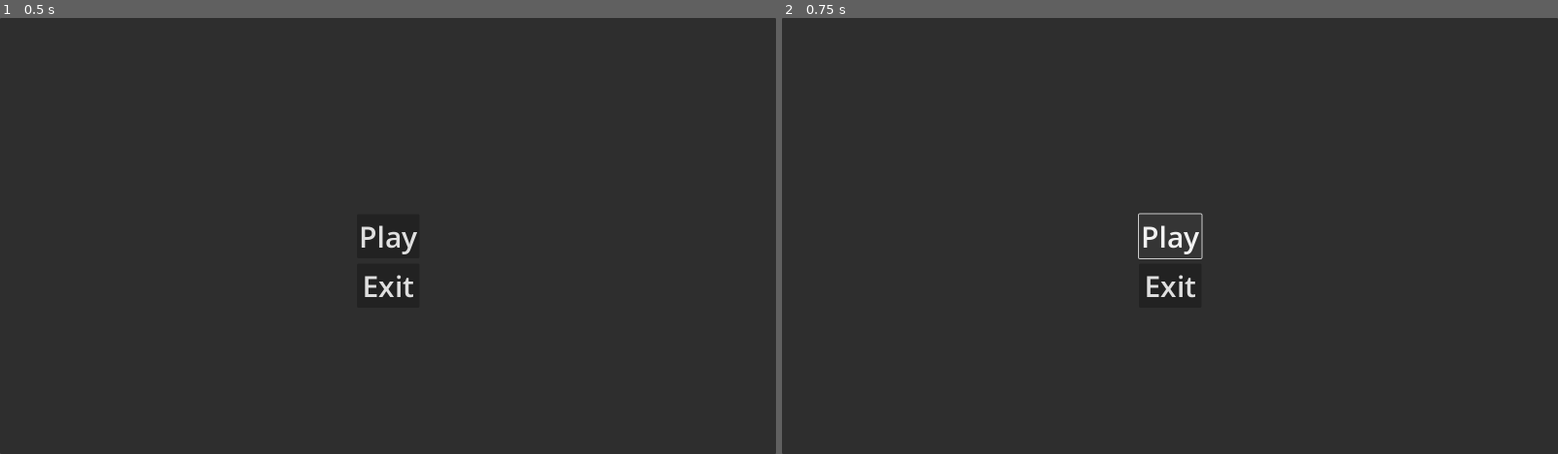
Above: before the commit, frames 1-2 (left to right).
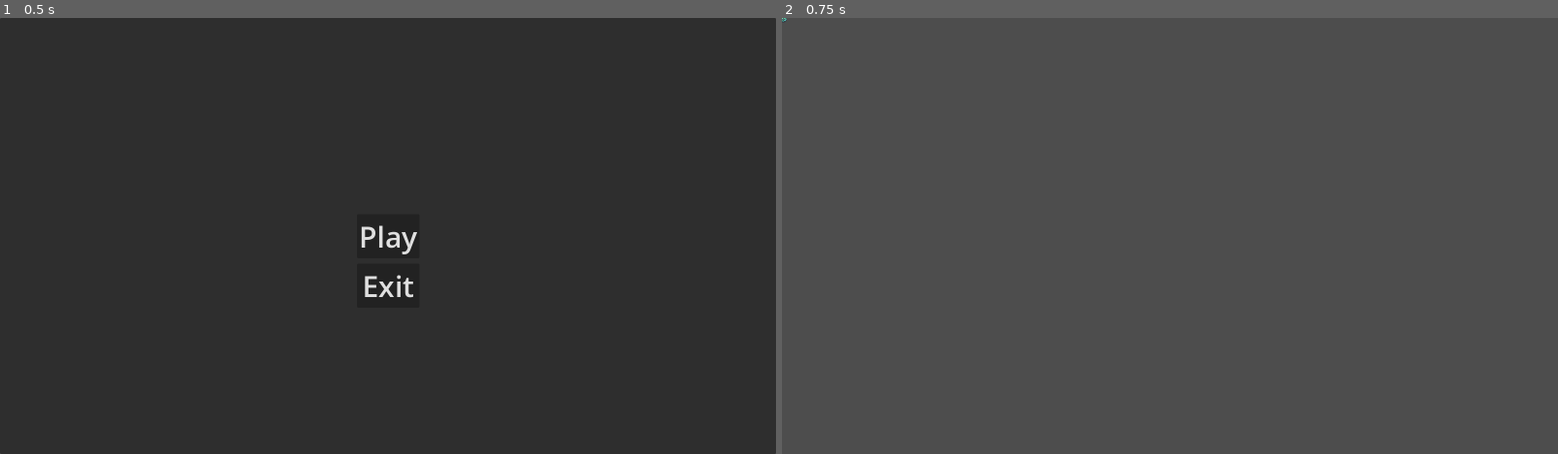
Above: after the commit, the same moments.

Repository: tukaram40k/sandbox-game
Game: Godot game, scene res://scenes/main_menu.tscn
The game is run twice, just before and just after one commit, with the same random seed, the same clock (stepped at 60 frames per second) and the same inputs.
Inputs:
- Up to frame 1 (0.5 s): no input
- Up to frame 2 (0.75 s): click "Play" at 0.5 s

Frame 1 is identical in both runs. In frame 2, 99% of the frame differs, in the area x 0-100%, y 0-100%.

Commit message:
connected animations to player states

Diff:
--- a/project.godot
+++ b/project.godot
@@ -21,6 +21,33 @@
 window/size/viewport_height=900
 window/size/mode=3
 
+[input]
+
+run_right={
+"deadzone": 0.5,
+"events": [Object(InputEventKey,"resource_local_to_scene":false,"resource_name":"","device":-1,"window_id":0,"alt_pressed":false,"shift_pressed":false,"ctrl_pressed":false,"meta_pressed":false,"pressed":false,"keycode":0,"physical_keycode":68,"key_label":0,"unicode":100,"location":0,"echo":false,"script":null)
+, Object(InputEventKey,"resource_local_to_scene":false,"resource_name":"","device":-1,"window_id":0,"alt_pressed":false,"shift_pressed":false,"ctrl_pressed":false,"meta_pressed":false,"pressed":false,"keycode":0,"physical_keycode":4194321,"key_label":0,"unicode":0,"location":0,"echo":false,"script":null)
+]
+}
+run_left={
+"deadzone": 0.5,
+"events": [Object(InputEventKey,"resource_local_to_scene":false,"resource_name":"","device":-1,"window_id":0,"alt_pressed":false,"shift_pressed":false,"ctrl_pressed":false,"meta_pressed":false,"pressed":false,"keycode":0,"physical_keycode":65,"key_label":0,"unicode":97,"location":0,"echo":false,"script":null)
+, Object(InputEventKey,"resource_local_to_scene":false,"resource_name":"","device":-1,"window_id":0,"alt_pressed":false,"shift_pressed":false,"ctrl_pressed":false,"meta_pressed":false,"pressed":false,"keycode":0,"physical_keycode":4194319,"key_label":0,"unicode":0,"location":0,"echo":false,"script":null)
+]
+}
+run_up={
+"deadzone": 0.5,
+"events": [Object(InputEventKey,"resource_local_to_scene":false,"resource_name":"","device":-1,"window_id":0,"alt_pressed":false,"shift_pressed":false,"ctrl_pressed":false,"meta_pressed":false,"pressed":false,"keycode":0,"physical_keycode":87,"key_label":0,"unicode":119,"location":0,"echo":false,"script":null)
+, Object(InputEventKey,"resource_local_to_scene":false,"resource_name":"","device":-1,"window_id":0,"alt_pressed":false,"shift_pressed":false,"ctrl_pressed":false,"meta_pressed":false,"pressed":false,"keycode":0,"physical_keycode":4194320,"key_label":0,"unicode":0,"location":0,"echo":false,"script":null)
+]
+}
+run_down={
+"deadzone": 0.5,
+"events": [Object(InputEventKey,"resource_local_to_scene":false,"resource_name":"","device":-1,"window_id":0,"alt_pressed":false,"shift_pressed":false,"ctrl_pressed":false,"meta_pressed":false,"pressed":false,"keycode":0,"physical_keycode":83,"key_label":0,"unicode":115,"location":0,"echo":false,"script":null)
+, Object(InputEventKey,"resource_local_to_scene":false,"resource_name":"","device":-1,"window_id":0,"alt_pressed":false,"shift_pressed":false,"ctrl_pressed":false,"meta_pressed":false,"pressed":false,"keycode":0,"physical_keycode":4194322,"key_label":0,"unicode":0,"location":0,"echo":false,"script":null)
+]
+}
+
 [rendering]
 
 textures/canvas_textures/default_texture_filter=0
--- a/scenes/player.tscn
+++ b/scenes/player.tscn
@@ -1,3 +1,313 @@
-[gd_scene format=3 uid="uid://ctr42dmeryu1b"]
+[gd_scene load_steps=44 format=3 uid="uid://ctr42dmeryu1b"]
+
+[ext_resource type="Script" path="res://scripts/player.gd" id="1_klxtj"]
+[ext_resource type="Texture2D" uid="uid://bj7e1l0gr0m4m" path="res://assets/Slime1/Idle/Slime1_Idle_full.png" id="1_sri1o"]
+[ext_resource type="Texture2D" uid="uid://c8hjnuiycyntk" path="res://assets/Slime1/Run/Slime1_Run_full.png" id="2_3d6qi"]
+
+[sub_resource type="AtlasTexture" id="AtlasTexture_tned4"]
+atlas = ExtResource("1_sri1o")
+region = Rect2(0, 0, 64, 64)
+
+[sub_resource type="AtlasTexture" id="AtlasTexture_m2qip"]
+atlas = ExtResource("1_sri1o")
+region = Rect2(64, 0, 64, 64)
+
+[sub_resource type="AtlasTexture" id="AtlasTexture_fhtwq"]
+atlas = ExtResource("1_sri1o")
+region = Rect2(128, 0, 64, 64)
+
+[sub_resource type="AtlasTexture" id="AtlasTexture_2hc80"]
+atlas = ExtResource("1_sri1o")
+region = Rect2(192, 0, 64, 64)
+
+[sub_resource type="AtlasTexture" id="AtlasTexture_qwgvc"]
+atlas = ExtResource("1_sri1o")
+region = Rect2(256, 0, 64, 64)
+
+[sub_resource type="AtlasTexture" id="AtlasTexture_empmm"]
+atlas = ExtResource("1_sri1o")
+region = Rect2(320, 0, 64, 64)
+
+[sub_resource type="AtlasTexture" id="AtlasTexture_n1d7j"]
+atlas = ExtResource("2_3d6qi")
+region = Rect2(0, 128, 64, 64)
+
+[sub_resource type="AtlasTexture" id="AtlasTexture_epdks"]
+atlas = ExtResource("2_3d6qi")
+region = Rect2(64, 128, 64, 64)
+
+[sub_resource type="AtlasTexture" id="AtlasTexture_3klxw"]
+atlas = ExtResource("2_3d6qi")
+region = Rect2(128, 128, 64, 64)
+
+[sub_resource type="AtlasTexture" id="AtlasTexture_f01yg"]
+atlas = ExtResource("2_3d6qi")
+region = Rect2(192, 128, 64, 64)
+
+[sub_resource type="AtlasTexture" id="AtlasTexture_08kws"]
+atlas = ExtResource("2_3d6qi")
+region = Rect2(256, 128, 64, 64)
+
+[sub_resource type="AtlasTexture" id="AtlasTexture_gmnvc"]
+atlas = ExtResource("2_3d6qi")
+region = Rect2(320, 128, 64, 64)
+
+[sub_resource type="AtlasTexture" id="AtlasTexture_urgy1"]
+atlas = ExtResource("2_3d6qi")
+region = Rect2(384, 128, 64, 64)
+
+[sub_resource type="AtlasTexture" id="AtlasTexture_hd87a"]
+atlas = ExtResource("2_3d6qi")
+region = Rect2(448, 128, 64, 64)
+
+[sub_resource type="AtlasTexture" id="AtlasTexture_ruyn4"]
+atlas = ExtResource("2_3d6qi")
+region = Rect2(0, 192, 64, 64)
+
+[sub_resource type="AtlasTexture" id="AtlasTexture_w7mpi"]
+atlas = ExtResource("2_3d6qi")
+region = Rect2(64, 192, 64, 64)
+
+[sub_resource type="AtlasTexture" id="AtlasTexture_7wpyv"]
+atlas = ExtResource("2_3d6qi")
+region = Rect2(128, 192, 64, 64)
+
+[sub_resource type="AtlasTexture" id="AtlasTexture_6pyaa"]
+atlas = ExtResource("2_3d6qi")
+region = Rect2(192, 192, 64, 64)
+
+[sub_resource type="AtlasTexture" id="AtlasTexture_1xlot"]
+atlas = ExtResource("2_3d6qi")
+region = Rect2(256, 192, 64, 64)
+
+[sub_resource type="AtlasTexture" id="AtlasTexture_gfydn"]
+atlas = ExtResource("2_3d6qi")
+region = Rect2(320, 192, 64, 64)
+
+[sub_resource type="AtlasTexture" id="AtlasTexture_ehl3r"]
+atlas = ExtResource("2_3d6qi")
+region = Rect2(384, 192, 64, 64)
+
+[sub_resource type="AtlasTexture" id="AtlasTexture_dnml8"]
+atlas = ExtResource("2_3d6qi")
+region = Rect2(448, 192, 64, 64)
+
+[sub_resource type="AtlasTexture" id="AtlasTexture_3mix0"]
+atlas = ExtResource("2_3d6qi")
+region = Rect2(0, 0, 64, 64)
+
+[sub_resource type="AtlasTexture" id="AtlasTexture_nhiay"]
+atlas = ExtResource("2_3d6qi")
+region = Rect2(64, 0, 64, 64)
+
+[sub_resource type="AtlasTexture" id="AtlasTexture_wbxff"]
+atlas = ExtResource("2_3d6qi")
+region = Rect2(128, 0, 64, 64)
+
+[sub_resource type="AtlasTexture" id="AtlasTexture_k1oqy"]
+atlas = ExtResource("2_3d6qi")
+region = Rect2(192, 0, 64, 64)
+
+[sub_resource type="AtlasTexture" id="AtlasTexture_4bibq"]
+atlas = ExtResource("2_3d6qi")
+region = Rect2(256, 0, 64, 64)
+
+[sub_resource type="AtlasTexture" id="AtlasTexture_obgj0"]
+atlas = ExtResource("2_3d6qi")
+region = Rect2(320, 0, 64, 64)
+
+[sub_resource type="AtlasTexture" id="AtlasTexture_t780r"]
+atlas = ExtResource("2_3d6qi")
+region = Rect2(384, 0, 64, 64)
+
+[sub_resource type="AtlasTexture" id="AtlasTexture_a46ql"]
+atlas = ExtResource("2_3d6qi")
+region = Rect2(448, 0, 64, 64)
+
+[sub_resource type="AtlasTexture" id="AtlasTexture_2sun5"]
+atlas = ExtResource("2_3d6qi")
+region = Rect2(0, 64, 64, 64)
+
+[sub_resource type="AtlasTexture" id="AtlasTexture_d0mif"]
+atlas = ExtResource("2_3d6qi")
+region = Rect2(64, 64, 64, 64)
+
+[sub_resource type="AtlasTexture" id="AtlasTexture_koqt6"]
+atlas = ExtResource("2_3d6qi")
+region = Rect2(128, 64, 64, 64)
+
+[sub_resource type="AtlasTexture" id="AtlasTexture_tpl7f"]
+atlas = ExtResource("2_3d6qi")
+region = Rect2(192, 64, 64, 64)
+
+[sub_resource type="AtlasTexture" id="AtlasTexture_ksp33"]
+atlas = ExtResource("2_3d6qi")
+region = Rect2(256, 64, 64, 64)
+
+[sub_resource type="AtlasTexture" id="AtlasTexture_evsih"]
+atlas = ExtResource("2_3d6qi")
+region = Rect2(320, 64, 64, 64)
+
+[sub_resource type="AtlasTexture" id="AtlasTexture_wl723"]
+atlas = ExtResource("2_3d6qi")
+region = Rect2(384, 64, 64, 64)
+
+[sub_resource type="AtlasTexture" id="AtlasTexture_c121l"]
+atlas = ExtResource("2_3d6qi")
+region = Rect2(448, 64, 64, 64)
+
+[sub_resource type="SpriteFrames" id="SpriteFrames_2bbcc"]
+animations = [{
+"frames": [{
+"duration": 1.0,
+"texture": SubResource("AtlasTexture_tned4")
+}, {
+"duration": 1.0,
+"texture": SubResource("AtlasTexture_m2qip")
+}, {
+"duration": 1.0,
+"texture": SubResource("AtlasTexture_fhtwq")
+}, {
+"duration": 1.0,
+"texture": SubResource("AtlasTexture_2hc80")
+}, {
+"duration": 1.0,
+"texture": SubResource("AtlasTexture_qwgvc")
+}, {
+"duration": 1.0,
+"texture": SubResource("AtlasTexture_empmm")
+}],
+"loop": true,
+"name": &"idle",
+"speed": 10.0
+}, {
+"frames": [{
+"duration": 1.0,
+"texture": SubResource("AtlasTexture_n1d7j")
+}, {
+"duration": 1.0,
+"texture": SubResource("AtlasTexture_epdks")
+}, {
+"duration": 1.0,
+"texture": SubResource("AtlasTexture_3klxw")
+}, {
+"duration": 1.0,
+"texture": SubResource("AtlasTexture_f01yg")
+}, {
+"duration": 1.0,
+"texture": SubResource("AtlasTexture_08kws")
+}, {
+"duration": 1.0,
+"texture": SubResource("AtlasTexture_gmnvc")
+}, {
+"duration": 1.0,
+"texture": SubResource("AtlasTexture_urgy1")
+}, {
+"duration": 1.0,
+"texture": SubResource("AtlasTexture_hd87a")
+}],
+"loop": true,
+"name": &"run-a",
+"speed": 10.0
+}, {
+"frames": [{
+"duration": 1.0,
+"texture": SubResource("AtlasTexture_ruyn4")
+}, {
+"duration": 1.0,
+"texture": SubResource("AtlasTexture_w7mpi")
+}, {
+"duration": 1.0,
+"texture": SubResource("AtlasTexture_7wpyv")
+}, {
+"duration": 1.0,
+"texture": SubResource("AtlasTexture_6pyaa")
+}, {
+"duration": 1.0,
+"texture": SubResource("AtlasTexture_1xlot")
+}, {
+"duration": 1.0,
+"texture": SubResource("AtlasTexture_gfydn")
+}, {
+"duration": 1.0,
+"texture": SubResource("AtlasTexture_ehl3r")
+}, {
+"duration": 1.0,
+"texture": SubResource("AtlasTexture_dnml8")
+}],
+"loop": true,
+"name": &"run-d",
+"speed": 10.0
+}, {
+"frames": [{
+"duration": 1.0,
+"texture": SubResource("AtlasTexture_3mix0")
+}, {
+"duration": 1.0,
+"texture": SubResource("AtlasTexture_nhiay")
+}, {
+"duration": 1.0,
+"texture": SubResource("AtlasTexture_wbxff")
+}, {
+"duration": 1.0,
+"texture": SubResource("AtlasTexture_k1oqy")
+}, {
+"duration": 1.0,
+"texture": SubResource("AtlasTexture_4bibq")
+}, {
+"duration": 1.0,
+"texture": SubResource("AtlasTexture_obgj0")
+}, {
+"duration": 1.0,
+"texture": SubResource("AtlasTexture_t780r")
+}, {
+"duration": 1.0,
+"texture": SubResource("AtlasTexture_a46ql")
+}],
+"loop": true,
+"name": &"run-s",
+"speed": 10.0
+}, {
+"frames": [{
+"duration": 1.0,
+"texture": SubResource("AtlasTexture_2sun5")
+}, {
+"duration": 1.0,
+"texture": SubResource("AtlasTexture_d0mif")
+}, {
+"duration": 1.0,
+"texture": SubResource("AtlasTexture_koqt6")
+}, {
+"duration": 1.0,
+"texture": SubResource("AtlasTexture_tpl7f")
+}, {
+"duration": 1.0,
+"texture": SubResource("AtlasTexture_ksp33")
+}, {
+"duration": 1.0,
+"texture": SubResource("AtlasTexture_evsih")
+}, {
+"duration": 1.0,
+"texture": SubResource("AtlasTexture_wl723")
+}, {
+"duration": 1.0,
+"texture": SubResource("AtlasTexture_c121l")
+}],
+"loop": true,
+"name": &"run-w",
+"speed": 10.0
+}]
+
+[sub_resource type="CircleShape2D" id="CircleShape2D_ge1fk"]
+radius = 8.0
 
 [node name="Player" type="CharacterBody2D"]
+script = ExtResource("1_klxtj")
+
+[node name="AnimatedSprite2D" type="AnimatedSprite2D" parent="."]
+sprite_frames = SubResource("SpriteFrames_2bbcc")
+animation = &"idle"
+frame_progress = 0.970393
+
+[node name="CollisionShape2D" type="CollisionShape2D" parent="."]
+shape = SubResource("CircleShape2D_ge1fk")
--- a/scripts/main_menu.gd
+++ b/scripts/main_menu.gd
@@ -1,7 +1,7 @@
 extends Control
 
 func _on_start_button_pressed() -> void:
-	pass # Replace with function body.
+	get_tree().change_scene_to_file("res://scenes/player.tscn")
 
 func _on_exit_button_pressed() -> void:
 	get_tree().quit()
--- /dev/null
+++ b/scripts/player.gd
@@ -0,0 +1,39 @@
+extends CharacterBody2D
+
+var speed = 200
+var player_state
+
+func _physics_process(delta):
+	var direction = Input.get_vector("run_left", "run_right", "run_up", "run_down")
+
+	if direction.x == 0 and direction.y == 0:
+		player_state = "idle"
+	elif direction.x != 0 or direction.y != 0:
+		player_state = "running"
+
+	velocity = direction * speed
+	move_and_slide()
+
+	play_animation(direction)
+
+func play_animation(dir):
+	if player_state == "idle":
+		$AnimatedSprite2D.play("idle")
+	if player_state == "running":
+		if dir.y == -1:
+			$AnimatedSprite2D.play("run-w")
+		if dir.x == 1:
+			$AnimatedSprite2D.play("run-d")
+		if dir.y == 1:
+			$AnimatedSprite2D.play("run-s")
+		if dir.x == -1:
+			$AnimatedSprite2D.play("run-a")
+
+		if dir.x > 0.5 and dir.y < -0.5:
+			$AnimatedSprite2D.play("run-d")
+		if dir.x > 0.5 and dir.y > 0.5:
+			$AnimatedSprite2D.play("run-d")
+		if dir.x < -0.5 and dir.y > 0.5:
+			$AnimatedSprite2D.play("run-a")
+		if dir.x < -0.5 and dir.y < -0.5:
+			$AnimatedSprite2D.play("run-a")
